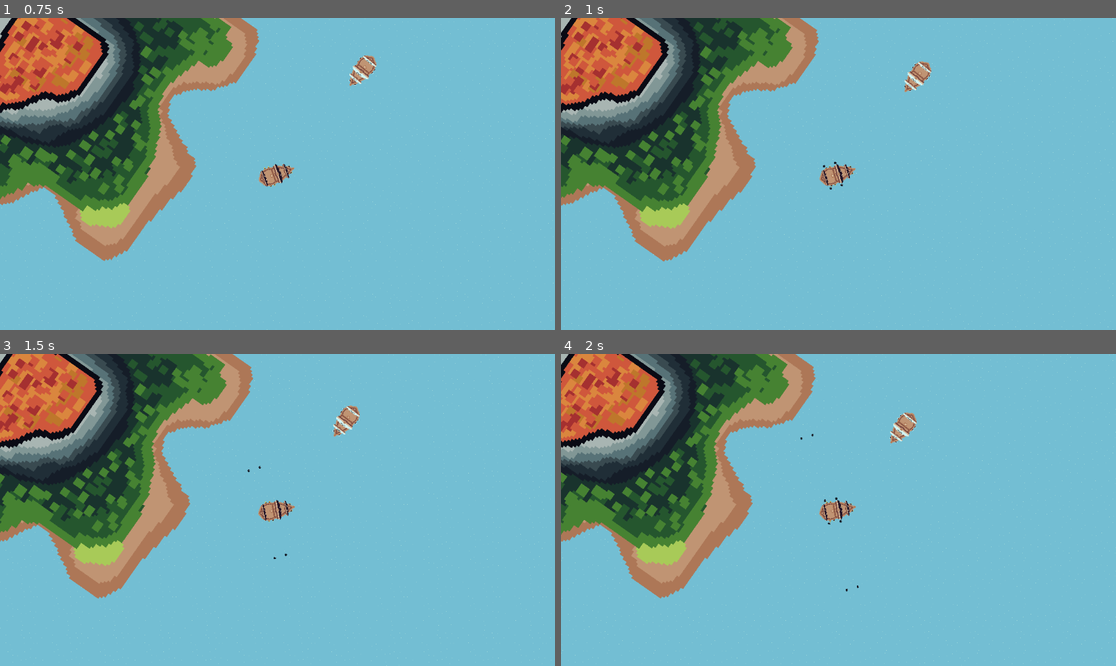
Above: before the commit, frames 1-4 (two rows, left to right).
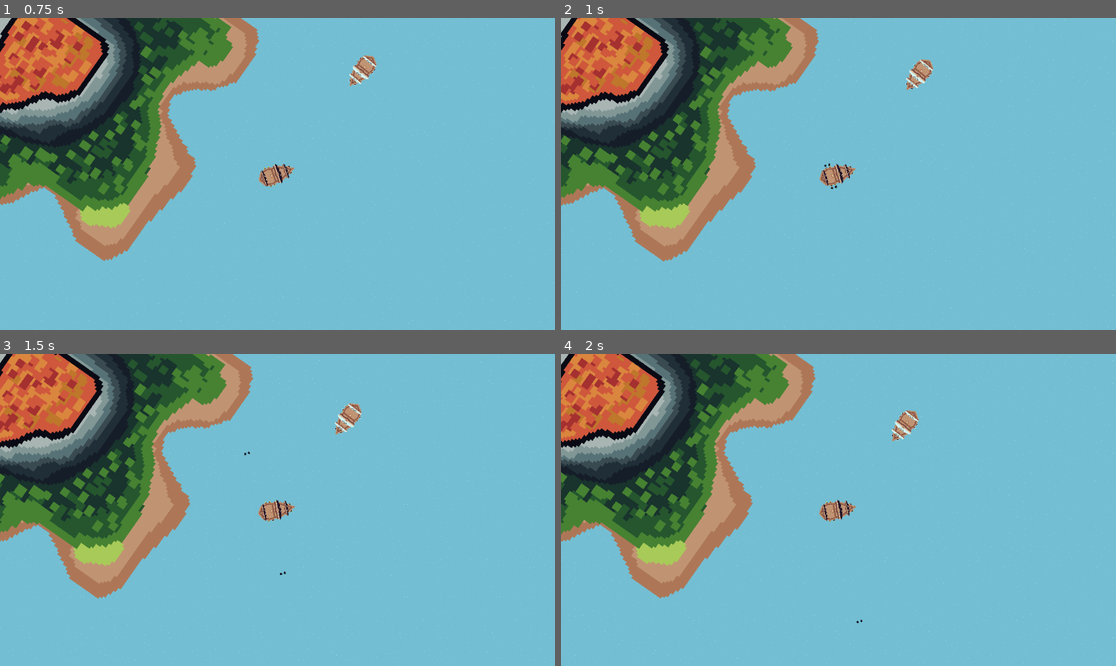
Above: after the commit, the same moments.

Repository: NotAhDog/Pirasea
Game: Godot game, scene res://Scenes/main.tscn
Same seed, same stepped clock (60 frames per second), same inputs: the game is played once before the commit and once after it.
Inputs:
- Up to frame 1 (0.75 s): hold D (right) from 0.53 s (still down); hold W (foward) from 0.53 s (still down)
- Up to frame 2 (1 s): keep holding D (right); keep holding W (foward)
- Up to frame 3 (1.5 s): release D (right) at 1.28 s; release W (foward) at 1.28 s; hold S (backwards) from 1.28 s (still down); tap W (foward) at 1.35 s
- Up to frame 4 (2 s): keep holding S (backwards)

Frame 1 is identical in both runs. In frame 2, 0.3% of the frame differs, in the area x 47-68%, y 13-56%; in frame 3, 0.3%; in frame 4, 0.3%, in the area x 43-65%, y 18-87%.

Commit message:
Enemies die and drop coins

Diff:
--- a/Pirasea/Scenes/cannonball.tscn
+++ b/Pirasea/Scenes/cannonball.tscn
@@ -1,16 +1,28 @@
-[gd_scene load_steps=3 format=3 uid="uid://k5rut2uhq6nq"]
+[gd_scene load_steps=4 format=3 uid="uid://k5rut2uhq6nq"]
 
+[ext_resource type="Script" path="res://Scripts/cannonball.gd" id="1_0cxfs"]
 [ext_resource type="Texture2D" uid="uid://b4otd7u7txnbq" path="res://Art/Cannonball.png" id="1_c273j"]
 
 [sub_resource type="CircleShape2D" id="CircleShape2D_05n8g"]
 radius = 3.0
 
-[node name="RigidBody2D" type="RigidBody2D"]
+[node name="Cannonball" type="RigidBody2D"]
 gravity_scale = 0.0
+script = ExtResource("1_0cxfs")
 
 [node name="Sprite2D" type="Sprite2D" parent="."]
 scale = Vector2(0.2, 0.2)
 texture = ExtResource("1_c273j")
 
-[node name="CollisionShape2D" type="CollisionShape2D" parent="."]
+[node name="Disappear" type="Timer" parent="."]
+wait_time = 2.0
+autostart = true
+
+[node name="Cannonball" type="Area2D" parent="."]
+
+[node name="CollisionShape2D" type="CollisionShape2D" parent="Cannonball"]
+scale = Vector2(1.1, 1.1)
 shape = SubResource("CircleShape2D_05n8g")
+
+[connection signal="timeout" from="Disappear" to="." method="_on_disappear_timeout"]
+[connection signal="body_entered" from="Cannonball" to="." method="_on_area_2d_body_entered"]
--- /dev/null
+++ b/Pirasea/Scenes/coin.tscn
@@ -0,0 +1,17 @@
+[gd_scene load_steps=4 format=3 uid="uid://bmx6p4tevh781"]
+
+[ext_resource type="Script" path="res://Scripts/coin.gd" id="1_32fi1"]
+[ext_resource type="Texture2D" uid="uid://dtct1g3qieuk3" path="res://Art/Pirasea Gold Coin.png" id="1_fq477"]
+
+[sub_resource type="CircleShape2D" id="CircleShape2D_kkopo"]
+
+[node name="Coin" type="Area2D"]
+script = ExtResource("1_32fi1")
+
+[node name="Sprite2D" type="Sprite2D" parent="."]
+texture = ExtResource("1_fq477")
+
+[node name="CollisionShape2D" type="CollisionShape2D" parent="."]
+shape = SubResource("CircleShape2D_kkopo")
+
+[connection signal="body_entered" from="." to="." method="_on_body_entered"]
--- a/Pirasea/Scenes/enemygalleon.tscn
+++ b/Pirasea/Scenes/enemygalleon.tscn
@@ -13,3 +13,10 @@
 
 [node name="CollisionPolygon2D" type="CollisionPolygon2D" parent="."]
 polygon = PackedVector2Array(-33, -24, -13, -24, -13, -22, 11, -21, 33, -12, 47, -3, 47, 3, 32, 12, 12, 20, -12, 22, -12, 24, -33, 24, -47, 15, -54, 3, -54, -3, -47, -15)
+
+[node name="Area2D" type="Area2D" parent="."]
+
+[node name="CollisionPolygon2D" type="CollisionPolygon2D" parent="Area2D"]
+polygon = PackedVector2Array(-33, -24, -13, -24, -13, -22, 11, -21, 33, -12, 47, -3, 47, 3, 32, 12, 12, 20, -12, 22, -12, 24, -33, 24, -47, 15, -54, 3, -54, -3, -47, -15)
+
+[connection signal="area_entered" from="Area2D" to="." method="_on_area_2d_area_entered"]
--- a/Pirasea/Scenes/galleon.tscn
+++ b/Pirasea/Scenes/galleon.tscn
@@ -18,21 +18,21 @@
 [node name="Area2D" type="Area2D" parent="."]
 
 [node name="CollisionPolygon2D" type="CollisionPolygon2D" parent="Area2D"]
-scale = Vector2(1.15, 1.15)
+scale = Vector2(1.1, 1.1)
 polygon = PackedVector2Array(-33, -24, -12, -24, 12, -21, 33, -12, 47, -4, 49, -2, 49, 2, 47, 4, 33, 12, 12, 21, -12, 24, -33, 24, -40, 23, -54, 3, -54, -3, -40, -22)
 
 [node name="SpawnHandler" type="Node2D" parent="."]
 
 [node name="Spawn1" type="Node2D" parent="SpawnHandler"]
-position = Vector2(0, -32)
+position = Vector2(-17, -32)
 
 [node name="Spawn2" type="Node2D" parent="SpawnHandler"]
-position = Vector2(-32, -32)
+position = Vector2(-28, -32)
 
 [node name="Spawn3" type="Node2D" parent="SpawnHandler"]
-position = Vector2(-32, 32)
+position = Vector2(-28, 32)
 
 [node name="Spawn4" type="Node2D" parent="SpawnHandler"]
-position = Vector2(0, 32)
+position = Vector2(-17, 32)
 
 [connection signal="body_entered" from="Area2D" to="." method="_on_area_2d_body_entered"]
--- a/Pirasea/Scenes/island_3.tscn
+++ b/Pirasea/Scenes/island_3.tscn
@@ -9,7 +9,7 @@
 texture = ExtResource("1_4076p")
 
 [node name="Dock" type="CollisionPolygon2D" parent="."]
-polygon = PackedVector2Array(-46, -38, -43, -50, -31, -54, -16, -57, -10, -57, -9, -65, -3, -65, -3, -56, 7, -58, 19, -58, 24, -52, 30, -59, 40, -61, 24, -6, -8, 4, -53, -4, -52, -20)
+polygon = PackedVector2Array(-46, -38, -43, -50, -31, -54, -16, -57, -9, -57, -9, -64, -4, -64, -4, -57, 7, -58, 19, -58, 24, -52, 30, -59, 40, -61, 24, -6, -8, 4, -53, -4, -52, -20)
 
 [node name="Bush" type="CollisionPolygon2D" parent="."]
 polygon = PackedVector2Array(-53, -4, -57, 6, -58, 22, -58, 38, -54, 46, -47, 48, -39, 49, -31, 50, -25, 59, -7, 60, 3, 60, 23, 61, 44, 60, 57, 53, 59, 42, 53, 35, 51, 24, 61, 14, 61, -1, 56, -8, 58, -19, 60, -29, 63, -41, 60, -51, 49, -58, 40, -61, 32, -35, 24, -8, 14, -5, -2, 1, -14, 2, -27, 0)
--- a/Pirasea/Scripts/CharacterBody2D.gd
+++ b/Pirasea/Scripts/CharacterBody2D.gd
@@ -12,7 +12,6 @@
 var traction_slow = 10
 var acceleration = Vector2.ZERO
 var steer_direction
-var health = 3
 
 func _physics_process(delta):
 	acceleration = Vector2.ZERO
@@ -59,3 +58,4 @@
 
 func _on_area_2d_body_entered(body):
 	AutoloadScript.damaged()
+	print("OW")
--- a/Pirasea/Scripts/autoload.gd
+++ b/Pirasea/Scripts/autoload.gd
@@ -1,10 +1,12 @@
 extends Node
 
 var player_position
-var player_health = 3
+var player_health = 4
+var player_money = 0
 
 
 func damaged():
 	player_health -= 1
 	if player_health <= 0:
-		print("player dead") #respawn
+		get_tree().reload_current_scene()
+		player_health = 4
--- /dev/null
+++ b/Pirasea/Scripts/cannonball.gd
@@ -0,0 +1,12 @@
+extends RigidBody2D
+
+
+
+
+func _on_disappear_timeout():
+	queue_free()
+
+
+func _on_area_2d_body_entered(body):
+	if "island" in str(body).to_lower() or "enemy" in str(body).to_lower():
+		queue_free()
--- /dev/null
+++ b/Pirasea/Scripts/coin.gd
@@ -0,0 +1,7 @@
+extends Area2D
+
+
+func _on_body_entered(body):
+	if "player" in str(body).to_lower():
+		AutoloadScript.player_money += 1
+		queue_free()
--- a/Pirasea/Scripts/enemygalleon.gd
+++ b/Pirasea/Scripts/enemygalleon.gd
@@ -1,9 +1,19 @@
 extends CharacterBody2D
 
 var speed = 50
+var coin = preload("res://Scenes/coin.tscn")
 
 func _process(delta):
 	velocity = position.direction_to(AutoloadScript.player_position) * speed
 	move_and_slide()
 	if velocity[0] > 0: rotation = atan(velocity[1]/velocity[0])
 	else: rotation = atan(velocity[1]/velocity[0]) + 3.14159
+
+
+func _on_area_2d_area_entered(area):
+	print(area)
+	if "cannonball" in str(area).to_lower():
+		var coininstance = coin.instantiate()
+		get_node("..").add_child(coininstance)
+		coininstance.global_position = self.global_position
+		self.queue_free()
--- a/Pirasea/Scripts/game.gd
+++ b/Pirasea/Scripts/game.gd
@@ -14,9 +14,9 @@
 	add_child(cannonballinstance)
 	cannonballinstance.position = spawn_location
 	if side[1] < 0:
-		cannonballxv = cos($Player.rotation + 4.712385)*200
-		cannonballyv = sin($Player.rotation + 4.712385)*200
+		cannonballxv = cos($Player.rotation + 4.712385)*300
+		cannonballyv = sin($Player.rotation + 4.712385)*300
 	if side[1] > 0:
-		cannonballxv = cos($Player.rotation + 1.570795)*200
-		cannonballyv = sin($Player.rotation + 1.570795)*200
+		cannonballxv = cos($Player.rotation + 1.570795)*300
+		cannonballyv = sin($Player.rotation + 1.570795)*300
 	cannonballinstance.linear_velocity = Vector2(cannonballxv,cannonballyv)
Binary file added: Pirasea/Art/Pirasea Gold Coin.png
Not shown, added: Pirasea/Art/Pirasea Gold Coin.png.import
